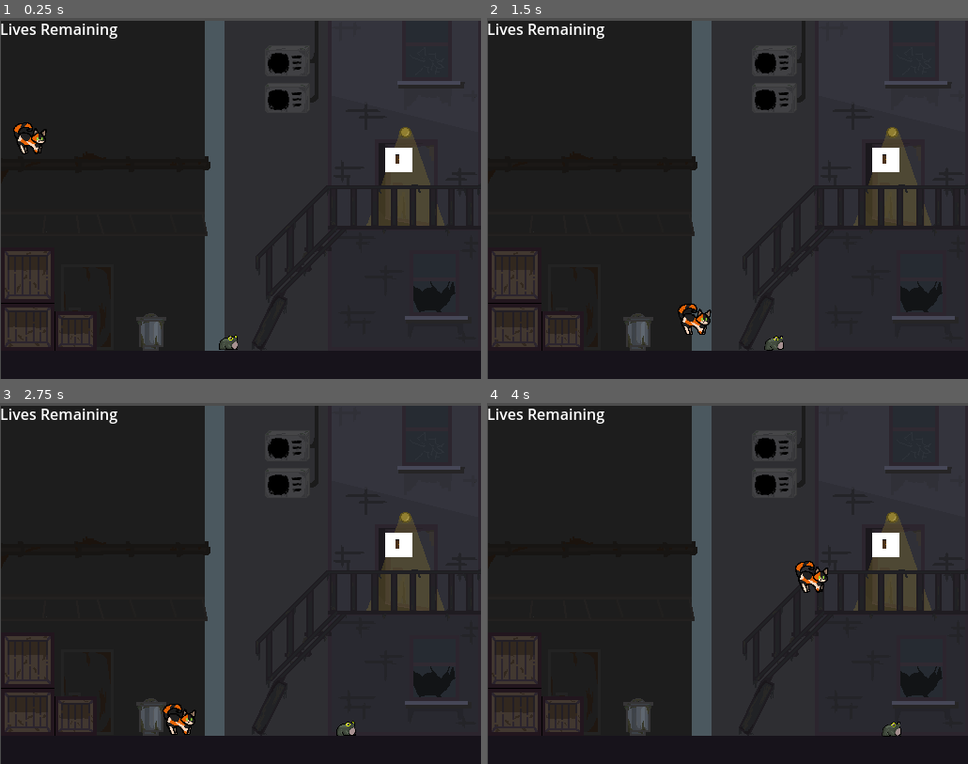
Above: before the commit, frames 1-4 (two rows, left to right).
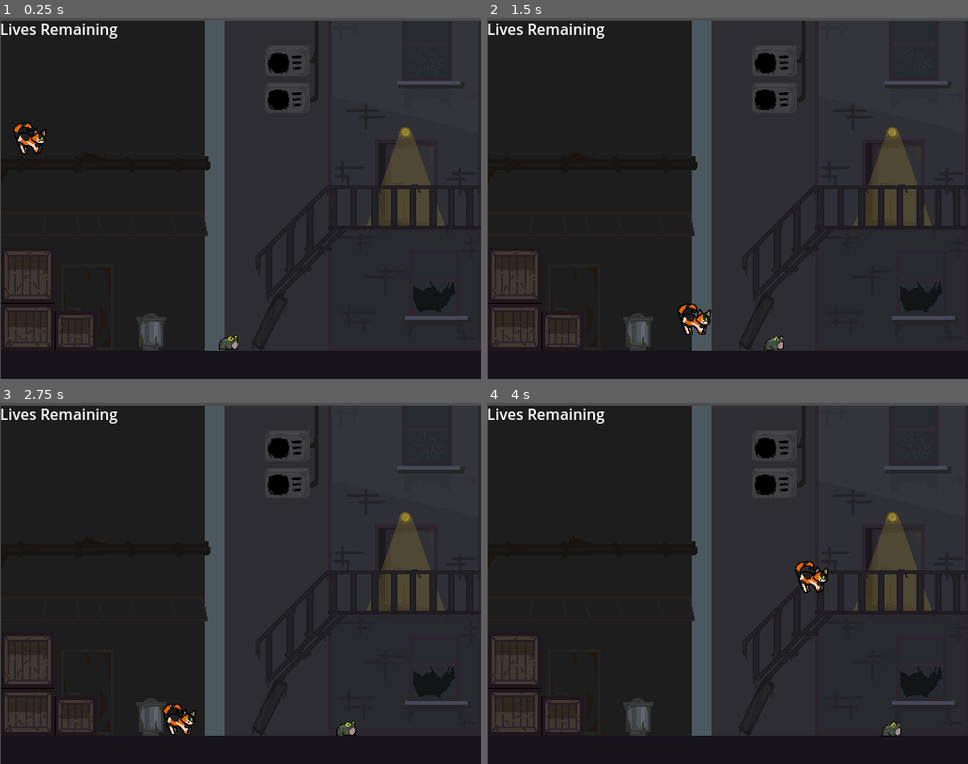
Above: after the commit, the same moments.

Repository: Nicey-y/Purrgatory
Game: Godot game, scene res://levels/Level1.tscn
Two runs of this game, one before a commit and one after it. Both use one fixed random seed, a clock stepped at 60 frames per second and the inputs below. Before the commit the project starts from res://Scenes/test_level_1.tscn.
Inputs:
- Up to frame 1 (0.25 s): no input
- Up to frame 2 (1.5 s): hold X (attack) 0.53-1.28 s; hold Right (ui_right) from 0.53 s (still down); tap Up (jump_with_arrow_key) at 0.77 s; tap X (attack) at 1.35 s
- Up to frame 3 (2.75 s): tap Up (jump_with_arrow_key) at 1.52 s; release Right (ui_right) at 2.03 s; hold Left (ui_left) from 2.03 s (still down); hold X (attack) from 2.03 s (still down)
- Up to frame 4 (4 s): release Left (ui_left) at 2.78 s; release X (attack) at 2.78 s; hold Right (ui_right) from 2.78 s (still down); tap X (attack) at 2.85 s; tap Up (jump_with_arrow_key) at 3.02, 3.77 s; hold X (attack) from 3.53 s (still down)

The runs differ from the first frame. In frame 1, 0.4% of the frame differs, in the area x 80-86%, y 35-43%; in frame 2, 0.4%; in frame 3, 0.4%; in frame 4, 0.4%.

Commit message:
connected 2 levels

Diff:
--- a/Scenes/door.gd
+++ b/Scenes/door.gd
@@ -1,5 +1,6 @@
 extends Area2D
 
+const FILE_BEGIN = "res://levels/Level"
 
 # Called when the node enters the scene tree for the first time.
 func _ready() -> void:
@@ -12,7 +13,10 @@
 	pass
 
 func _on_body_entered(body: Node2D) -> void:
-	if "PlayerCat" in body.name:
-		print("door opened")
+	if body.is_in_group("PlayerCat"):
+		var current_scene_file = get_tree().current_scene.scene_file_path
+		var next_level_number = current_scene_file.to_int() + 1
 
-	pass # Replace with function body.
+		var next_level_path = FILE_BEGIN + str(next_level_number) + ".tscn"
+		get_tree().change_scene_to_file(next_level_path)
+		print("next level")
--- a/Scenes/door.tscn
+++ b/Scenes/door.tscn
@@ -1,18 +1,19 @@
-[gd_scene load_steps=3 format=3 uid="uid://3r1krgrp4wxg"]
+[gd_scene load_steps=2 format=3 uid="uid://3r1krgrp4wxg"]
 
-[ext_resource type="Texture2D" uid="uid://cn6va252x7dt5" path="res://resources/sprites/door.png" id="1_ba8gm"]
 [ext_resource type="Script" uid="uid://co33u05iq7h7h" path="res://Scenes/door.gd" id="1_p0e35"]
 
 [node name="Door" type="Area2D"]
+collision_layer = 8
+collision_mask = 4
 script = ExtResource("1_p0e35")
 
 [node name="Sprite2D" type="Sprite2D" parent="."]
 position = Vector2(3, -1)
 scale = Vector2(0.0283203, 0.0451389)
-texture = ExtResource("1_ba8gm")
 
 [node name="CollisionPolygon2D" type="CollisionPolygon2D" parent="."]
-polygon = PackedVector2Array(-12, 12, 17, 12, 17, -13, -11, -14)
+position = Vector2(-3, -2.38419e-07)
+scale = Vector2(0.661638, 0.716346)
+polygon = PackedVector2Array(-10.5798, 12.5638, 17, 12, 16.6254, -13.9597, -11, -14)
 
-[connection signal="area_shape_entered" from="." to="." method="_on_area_shape_entered"]
 [connection signal="body_entered" from="." to="." method="_on_body_entered"]
--- a/Scenes/player_cat.tscn
+++ b/Scenes/player_cat.tscn
@@ -9,7 +9,7 @@
 [sub_resource type="RectangleShape2D" id="RectangleShape2D_j3pkm"]
 size = Vector2(32.3711, 33.3486)
 
-[node name="PlayerCat" type="CharacterBody2D"]
+[node name="PlayerCat" type="CharacterBody2D" groups=["Player", "PlayerCat"]]
 collision_layer = 4
 script = ExtResource("1_j3pkm")
 
--- a/Scenes/test_level_1.tscn
+++ b/levels/Level1.tscn
@@ -1,22 +1,22 @@
 [gd_scene load_steps=7 format=3 uid="uid://c1e0holvw27yh"]
 
-[ext_resource type="PackedScene" uid="uid://csvr2dxnnxe5l" path="res://Scenes/hud.tscn" id="1_yq4yk"]
-[ext_resource type="Texture2D" uid="uid://cq1a8unb8eb1b" path="res://resources/sprites/Level1.png" id="2_ok5u4"]
-[ext_resource type="PackedScene" uid="uid://0jx2wuxwctgi" path="res://Scenes/player_cat.tscn" id="2_yq4yk"]
-[ext_resource type="PackedScene" uid="uid://3r1krgrp4wxg" path="res://Scenes/door.tscn" id="4_pu8o7"]
-[ext_resource type="PackedScene" uid="uid://c48qtinfc041b" path="res://Scenes/enemy_frog.tscn" id="5_ok5u4"]
+[ext_resource type="PackedScene" uid="uid://csvr2dxnnxe5l" path="res://Scenes/hud.tscn" id="1_vi6ws"]
+[ext_resource type="Texture2D" uid="uid://cq1a8unb8eb1b" path="res://resources/sprites/Level1.png" id="2_cr8f5"]
+[ext_resource type="PackedScene" uid="uid://0jx2wuxwctgi" path="res://Scenes/player_cat.tscn" id="3_gqfrg"]
+[ext_resource type="PackedScene" uid="uid://3r1krgrp4wxg" path="res://Scenes/door.tscn" id="4_dkril"]
+[ext_resource type="PackedScene" uid="uid://c48qtinfc041b" path="res://Scenes/enemy_frog.tscn" id="5_lbu4x"]
 
 [sub_resource type="RectangleShape2D" id="RectangleShape2D_ok5u4"]
 size = Vector2(68, 6)
 
-[node name="Test Level 1" type="StaticBody2D"]
+[node name="Level1" type="StaticBody2D"]
 position = Vector2(257, 195)
 collision_mask = 0
 
-[node name="HUD" parent="." instance=ExtResource("1_yq4yk")]
+[node name="HUD" parent="." instance=ExtResource("1_vi6ws")]
 
 [node name="Sprite2D" type="Sprite2D" parent="."]
-texture = ExtResource("2_ok5u4")
+texture = ExtResource("2_cr8f5")
 
 [node name="LevelHitBox" type="CollisionPolygon2D" parent="."]
 polygon = PackedVector2Array(-254, 50, -201, 50, -199, 117, -153, 117, -153, 157, -111, 158, -111, 123, -81, 122, -81, 157, 250, 160, 250, 58, 164, 60, 25, 103, 45, 92, 47, 71, 68, 71, 69, 48, 84, 50, 95, 28, 211, 26, 212, -96, 256, -95, 258, 196, -258, 194)
@@ -24,13 +24,13 @@
 [node name="OutOFBounds" type="CollisionPolygon2D" parent="."]
 polygon = PackedVector2Array(-253, 51, -254, -174, 206, -174, 210, -96, 259, -97, 255, -228, -295, -218, -292, 48)
 
-[node name="PlayerCat" parent="." instance=ExtResource("2_yq4yk")]
+[node name="PlayerCat" parent="." instance=ExtResource("3_gqfrg")]
 position = Vector2(-275, -136)
 
-[node name="Door" parent="." instance=ExtResource("4_pu8o7")]
-position = Vector2(165, -43)
+[node name="Door" parent="." instance=ExtResource("4_dkril")]
+position = Vector2(159, 15)
 
-[node name="EnemyFrog" parent="." instance=ExtResource("5_ok5u4")]
+[node name="EnemyFrog" parent="." instance=ExtResource("5_lbu4x")]
 position = Vector2(-27, 125)
 
 [node name="Ledge" type="CollisionShape2D" parent="."]
--- a/Scenes/test_level_2.tscn
+++ b/levels/Level2.tscn
@@ -1,17 +1,17 @@
 [gd_scene load_steps=5 format=3 uid="uid://yivuiw46a1v3"]
 
-[ext_resource type="Texture2D" uid="uid://81a5yof7ak6m" path="res://resources/sprites/Level2.png" id="1_kn8tv"]
-[ext_resource type="PackedScene" uid="uid://c48qtinfc041b" path="res://Scenes/enemy_frog.tscn" id="2_dtwrq"]
-[ext_resource type="PackedScene" uid="uid://0jx2wuxwctgi" path="res://Scenes/player_cat.tscn" id="3_uduus"]
+[ext_resource type="Texture2D" uid="uid://81a5yof7ak6m" path="res://resources/sprites/Level2.png" id="1_432n0"]
+[ext_resource type="PackedScene" uid="uid://c48qtinfc041b" path="res://Scenes/enemy_frog.tscn" id="2_1hrej"]
+[ext_resource type="PackedScene" uid="uid://0jx2wuxwctgi" path="res://Scenes/player_cat.tscn" id="3_wnytt"]
 
 [sub_resource type="RectangleShape2D" id="RectangleShape2D_yfjxr"]
 size = Vector2(79.5, 14)
 
-[node name="test_level_2" type="StaticBody2D"]
+[node name="Level2" type="StaticBody2D"]
 position = Vector2(255, 193)
 
 [node name="Sprite2D" type="Sprite2D" parent="."]
-texture = ExtResource("1_kn8tv")
+texture = ExtResource("1_432n0")
 
 [node name="OUtOfBounds" type="CollisionPolygon2D" parent="."]
 polygon = PackedVector2Array(-255, 20, -255, -191, 253, -190, 256, 160, 268, 160, 263, -206, -258, -209)
--- a/project.godot
+++ b/project.godot
@@ -21,6 +21,10 @@
 window/size/viewport_height=384
 window/stretch/mode="viewport"
 
+[global_group]
+
+PlayerCat=""
+
 [input]
 
 attack={
@@ -39,3 +43,4 @@
 2d_physics/layer_1="World"
 2d_physics/layer_2="Enemy"
 2d_physics/layer_3="Player"
+2d_physics/layer_4="NextLevelDoor"
Not shown: 1 places in levels/Level2.tscn that only renumber resources
